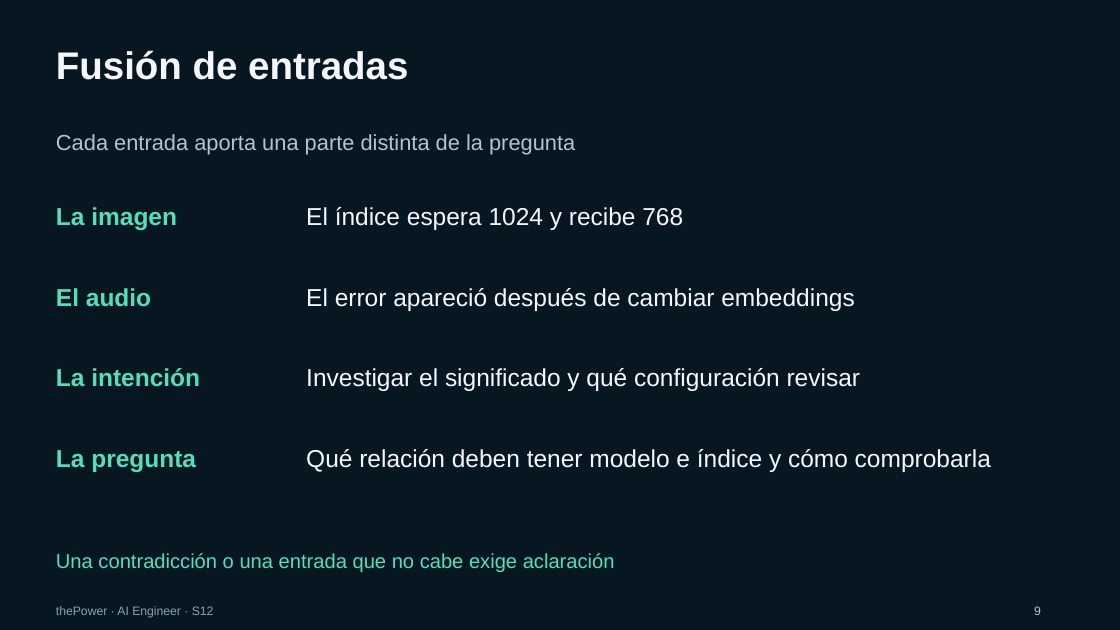
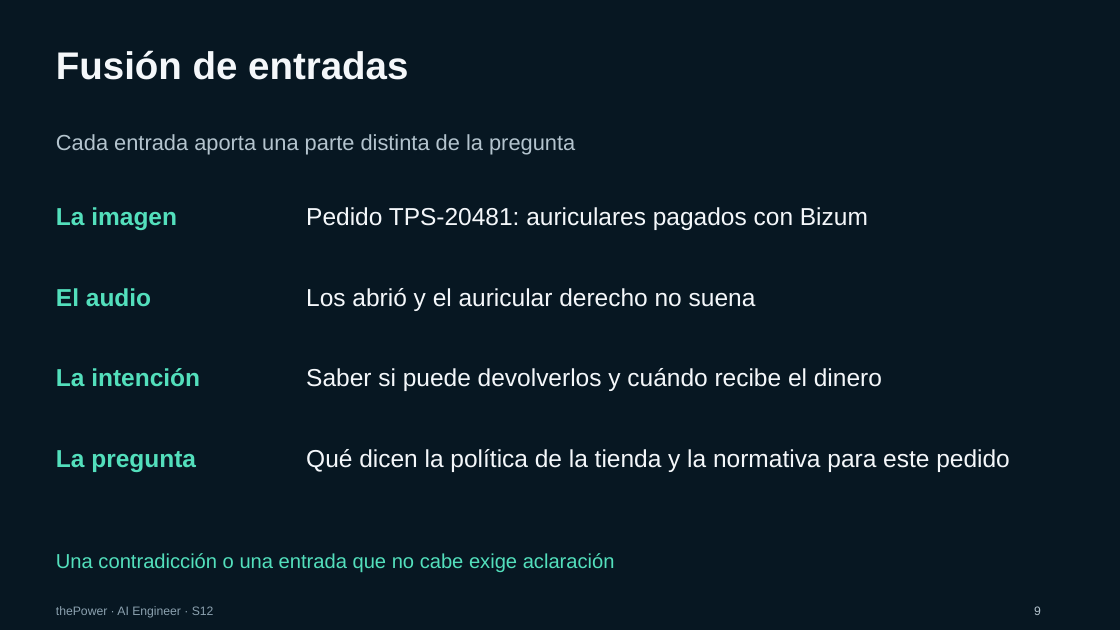
Before and after one commit to JoseAntonioNuevo/thepower-rag, a slide deck: slide 9 of material/S12/S12-deep-research-multimodal.pptx. Drawn at 1120x630 pixels with LibreOffice and Linux fonts; fonts in the diff are those of the drawing; background and template pictures are left out. Boxes give left, top, right and bottom in pixels: in the first picture for what was removed or moved away, otherwise in the second. Text is boxed around its words. In the diff, an @@ line names an element or a change of style, - is before the commit and + after.

```diff
--- a/material/S12/S12-deep-research-multimodal.pptx
+++ b/material/S12/S12-deep-research-multimodal.pptx
@@ text at (306,207,868,230): text changed @@
-El índice espera 1024 y recibe 768
+Pedido TPS-20481: auriculares pagados con Bizum
@@ text at (306,288,756,311): text changed @@
-El error apareció después de cambiar embeddings
+Los abrió y el auricular derecho no suena
@@ text at (306,368,882,391): text changed @@
-Investigar el significado y qué configuración revisar
+Saber si puede devolverlos y cuándo recibe el dinero
@@ text at (306,449,1010,472): text changed @@
-Qué relación deben tener modelo e índice y cómo comprobarla
+Qué dicen la política de la tienda y la normativa para este pedido
```
Also in this commit, not shown: 6 other slides changed, 12 other files.
